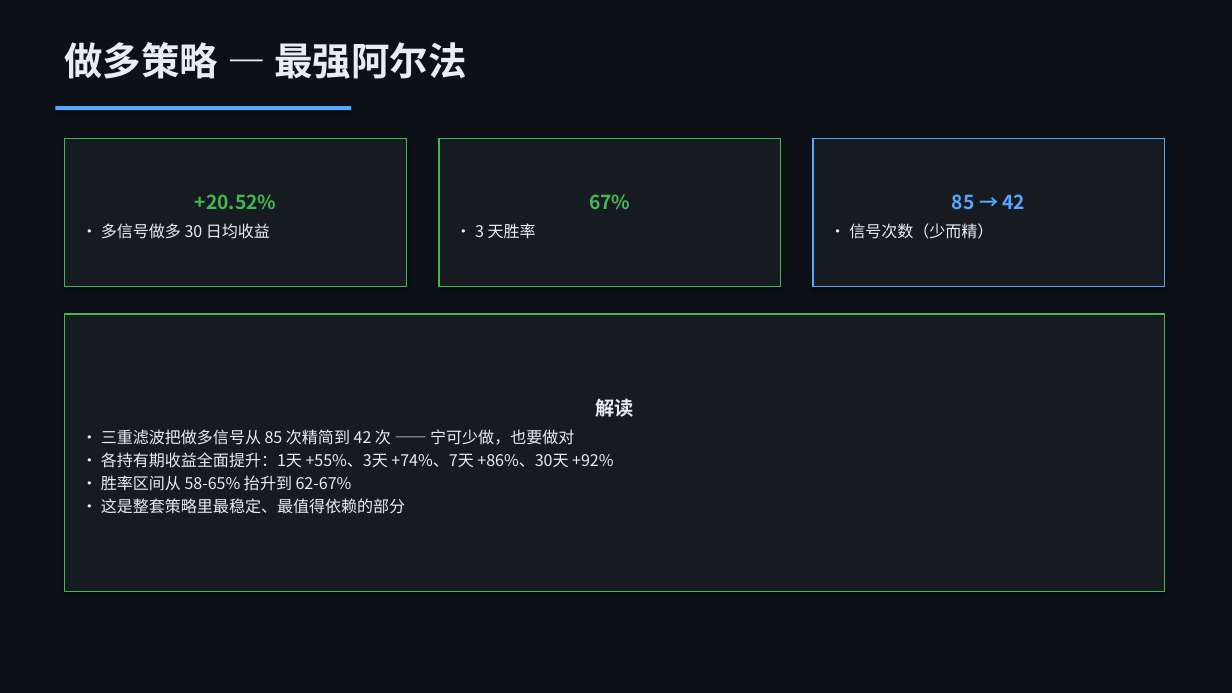
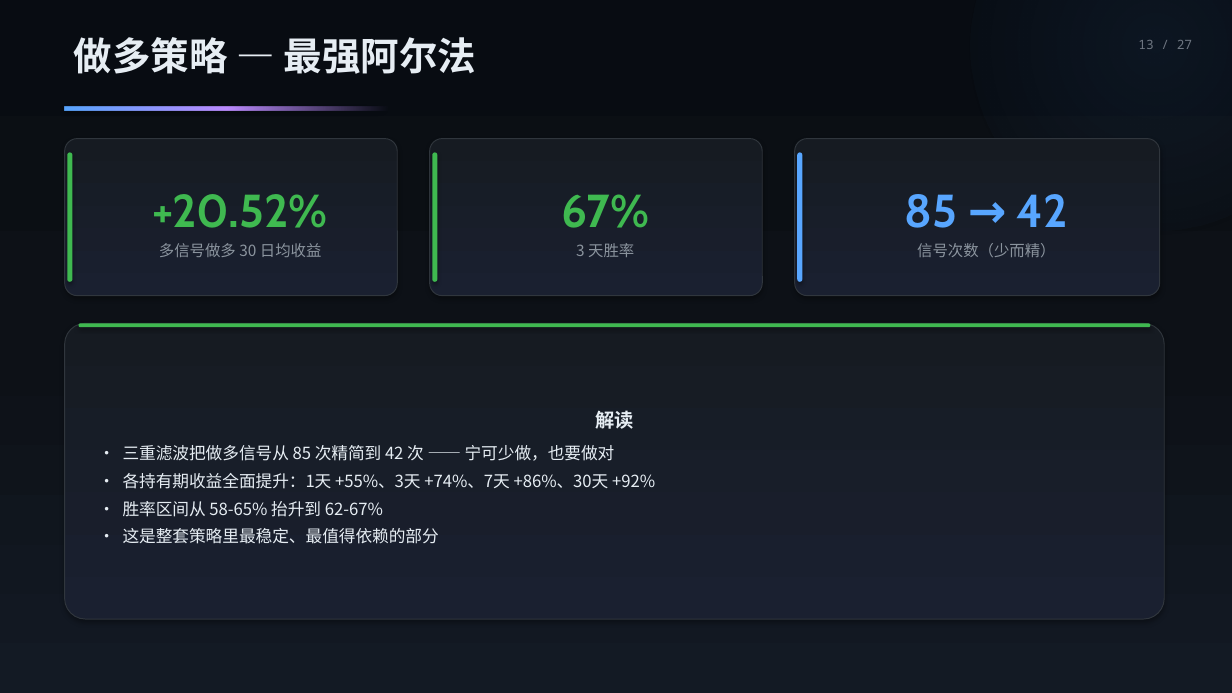
Before and after one commit to hhysteric/btc-momentum-pro, a slide deck: slide 13 of BTC_Momentum_演示.pptx. Drawn at 1232x693 pixels with LibreOffice and Linux fonts; fonts in the diff are those of the drawing. Boxes give left, top, right and bottom in pixels: in the first picture for what was removed or moved away, otherwise in the second. Text is boxed around its words. In the diff, an @@ line names an element or a change of style, - is before the commit and + after.

```diff
--- a/BTC_Momentum_演示.pptx
+++ b/BTC_Momentum_演示.pptx
@@ background #0D1117 to #FFFFFF @@
@@ text "做多策略 — 最强阿尔法": place and size @@
-text "做多策略 — 最强阿尔法" at (64,42,466,79)
+text "做多策略 — 最强阿尔法" at (74,37,476,74)
@@ ellipse added at (970,0,1232,231), fill gradient #58A6FF @@
@@ text added at (1138,40,1192,49), 10 pt, text #6E7681 @@
+13 / 27
@@ rectangle: place and size @@
-rectangle at (55,106,351,110)
+rectangle at (65,106,388,110)
@@ rectangle at (65,106,388,110): fill #58A6FF to gradient #58A6FF to #BC8CFF @@
@@ rounded rectangle "+20.52%": place and size @@
-rounded rectangle "+20.52%" at (65,139,407,287)
+rounded rectangle "+20.52%" at (65,139,397,296)
@@ rounded rectangle "+20.52%" at (65,139,397,296): rectangle to rounded rectangle; fill #161B22 to gradient #161B22 to #1A2030; outline #3FB950 1 pt to #30363D 0.75 pt; shadow changed @@
@@ rounded rectangle "67%" at (430,139,762,296): rectangle to rounded rectangle; fill #161B22 to gradient #161B22 to #1A2030; outline #3FB950 1 pt to #30363D 0.75 pt; shadow changed @@
@@ rounded rectangle "67%": place and size @@
-rounded rectangle "67%" at (439,139,781,287)
+rounded rectangle "67%" at (430,139,762,296)
@@ rounded rectangle "85 → 42": place and size @@
-rounded rectangle "85 → 42" at (813,139,1165,287)
+rounded rectangle "85 → 42" at (795,139,1160,296)
@@ rounded rectangle "85 → 42" at (795,139,1160,296): rectangle to rounded rectangle; fill #161B22 to gradient #161B22 to #1A2030; outline #58A6FF 1 pt to #30363D 0.75 pt; shadow changed @@
@@ rounded rectangle added at (67,152,73,282), fill #3FB950 @@
@@ rounded rectangle added at (433,152,438,282), fill #3FB950 @@
@@ rounded rectangle added at (798,152,803,282), fill #58A6FF @@
@@ text in rounded rectangle at (153,194,328,228): size 15 to 36 pt, font Noto Sans CJK SC to Cabin in "+20.52%"; less space between paragraphs @@
@@ text in rounded rectangle at (561,194,649,228): size 15 to 36 pt, font Noto Sans CJK SC to Cabin in "67%"; less space between paragraphs @@
@@ text in rounded rectangle at (905,194,1068,228): size 15 to 36 pt, font Noto Sans CJK SC to Cabin in "85 → 42"; less space between paragraphs @@
@@ text in rounded rectangle at (159,243,322,257): text changed; size 12.5 to 12 pt; text colour #E6EDF3 to #8B949E @@
-• 多信号做多 30 日均收益
+多信号做多 30 日均收益
@@ text in rounded rectangle at (576,243,634,257): text changed; size 12.5 to 12 pt; text colour #E6EDF3 to #8B949E @@
-• 3 天胜率
+3 天胜率
@@ text in rounded rectangle at (917,243,1055,257): text changed; size 12.5 to 12 pt; text colour #E6EDF3 to #8B949E @@
-• 信号次数（少而精）
+信号次数（少而精）
@@ rounded rectangle "解读": place and size @@
-rounded rectangle "解读" at (65,314,1165,592)
+rounded rectangle "解读" at (65,323,1165,619)
@@ rounded rectangle "解读" at (65,323,1165,619): size 12.5 to 13 pt; more space between paragraphs; rectangle to rounded rectangle; fill #161B22 to gradient #161B22 to #1A2030; outline #3FB950 1 pt to #30363D 0.75 pt; shadow changed @@
@@ rounded rectangle added at (79,323,1151,327), fill #3FB950 @@
```
Also in this commit, not shown: 26 other slides changed, 1 other file.
